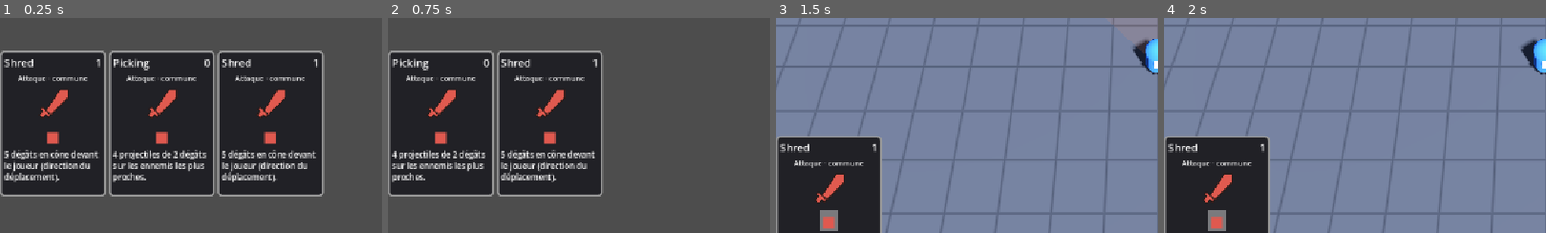
Above: before the commit, frames 1-4 (left to right).
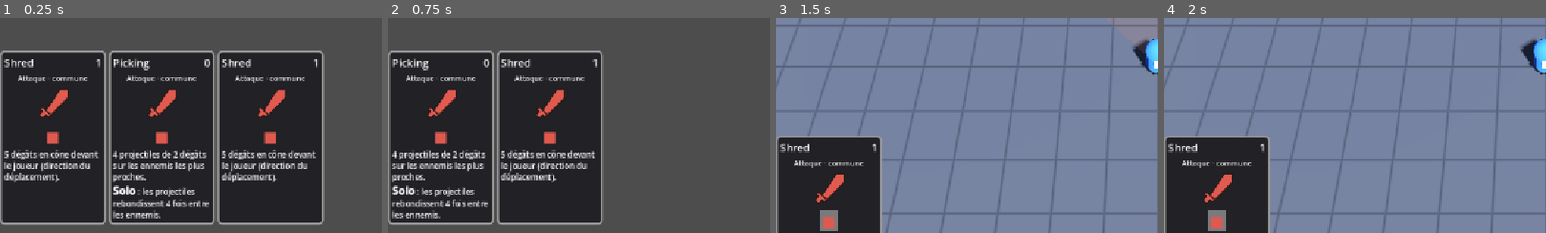
Above: after the commit, the same moments.

Repository: Vharaphis/AppassionatoProjectPrototype
Game: Godot game, scene res://scenes/cardManagementScene.tscn
Two runs of this game, one before a commit and one after it. Both use one fixed random seed, a clock stepped at 60 frames per second and the inputs below.
Inputs (mouse positions are % of the whole screen's width and height, from its top left):
- Up to frame 1 (0.25 s): no input
- Up to frame 2 (0.75 s): tap Enter at 0.5 s; move the mouse to (7, 63) at 0.52 s; hold D (move_right) from 0.53 s (still down); click (7, 63) at 0.67 s
- Up to frame 3 (1.5 s): release D (move_right) at 1.25 s; click "Play" at 1.25 s
- Up to frame 4 (2 s): no input
The pictures show only the part of the screen within x 0-50%, y 39-89%; the shares and areas given below are measured in that part.

The runs differ from the first frame. In frame 1, 12% of the frame differs, in the area x 0-85%, y 77-97%; in frame 2, 7.9%; in frame 3, nothing differs; in frame 4, nothing differs.

Commit message:
feat(cards): Berserk and Solo keywords
- KeywordEffect plays its effects when a KeywordCondition holds at read time,
  its otherwise effects when not
- BerserkCondition (< 20 % HP) and SoloCondition (only card of its type on the track)
- keyword lines shown on the card
- Picking: Solo makes its projectiles bounce 4 times

Closes #35

Co-Authored-By: Claude Opus 5.5 <noreply@anthropic.com>

Diff:
--- a/scenes/cards/Picking.tres
+++ b/scenes/cards/Picking.tres
@@ -3,14 +3,32 @@
 [ext_resource type="Script" uid="uid://v3hbk2005353" path="res://scripts/data/card_data.gd" id="1_card_data"]
 [ext_resource type="Script" uid="uid://drcxodvl17073" path="res://scripts/effects/card_effect.gd" id="2_card_effect"]
 [ext_resource type="Script" path="res://scripts/effects/projectile_effect.gd" id="3_projectile"]
+[ext_resource type="Script" path="res://scripts/effects/keywords/keyword_effect.gd" id="4_keyword"]
+[ext_resource type="Script" path="res://scripts/effects/keywords/solo_condition.gd" id="5_solo"]
+
+[sub_resource type="Resource" id="Resource_picking_solo"]
+script = ExtResource("5_solo")
+
+[sub_resource type="Resource" id="Resource_picking_bouncing"]
+script = ExtResource("3_projectile")
+count = 4
+damage = 2
+bounces = 4
 
 [sub_resource type="Resource" id="Resource_picking_shots"]
 script = ExtResource("3_projectile")
 count = 4
 damage = 2
 
+[sub_resource type="Resource" id="Resource_picking_keyword"]
+script = ExtResource("4_keyword")
+condition = SubResource("Resource_picking_solo")
+text = "les projectiles rebondissent 4 fois entre les ennemis."
+effects = Array[ExtResource("2_card_effect")]([SubResource("Resource_picking_bouncing")])
+otherwise = Array[ExtResource("2_card_effect")]([SubResource("Resource_picking_shots")])
+
 [resource]
 script = ExtResource("1_card_data")
 card_name = "Picking"
 description = "4 projectiles de 2 dégâts sur les ennemis les plus proches."
-effects = Array[ExtResource("2_card_effect")]([SubResource("Resource_picking_shots")])
+effects = Array[ExtResource("2_card_effect")]([SubResource("Resource_picking_keyword")])
--- a/scenes/cards/card.tscn
+++ b/scenes/cards/card.tscn
@@ -57,6 +57,7 @@
 layout_mode = 2
 size_flags_vertical = 3
 mouse_filter = 2
+bbcode_enabled = true
 theme_override_font_sizes/normal_font_size = 12
 fit_content = true
 scroll_active = false
--- a/scripts/cards/card.gd
+++ b/scripts/cards/card.gd
@@ -92,7 +92,11 @@
 	name_label.text = data.card_name
 	cost_badge.text = str(data.cost)
 	type_label.text = "%s · %s" % [TYPE_NAMES[data.type], RARITY_NAMES[data.rarity]]
-	description_label.text = data.description
+	var lines := PackedStringArray([data.description])
+	for effect in data.effects:
+		if effect is KeywordEffect:
+			lines.append((effect as KeywordEffect).get_label())
+	description_label.text = "\n".join(lines)
 	icon_rect.texture = data.icon if data.icon else TYPE_ICONS[data.type]
 	_style.border_color = RARITY_COLORS[data.rarity]
 	_refresh_temporality()
--- /dev/null
+++ b/scripts/effects/keywords/berserk_condition.gd
@@ -0,0 +1,15 @@
+class_name BerserkCondition
+extends KeywordCondition
+
+## Berserk: the player is below `health_ratio` of their max HP.
+
+@export var health_ratio: float = 0.2
+
+func get_keyword_name() -> String:
+	return "Berserk"
+
+func is_met(ctx: EffectContext) -> bool:
+	if ctx.player == null:
+		return false
+	var health := ctx.player.health
+	return health.current_health < health.max_health * health_ratio
--- /dev/null
+++ b/scripts/effects/keywords/keyword_condition.gd
@@ -0,0 +1,8 @@
+@abstract
+class_name KeywordCondition
+extends Resource
+
+## Condition of a keyword (Berserk, Solo...), checked each time the card is read.
+
+@abstract func get_keyword_name() -> String
+@abstract func is_met(ctx: EffectContext) -> bool
--- /dev/null
+++ b/scripts/effects/keywords/keyword_effect.gd
@@ -0,0 +1,20 @@
+class_name KeywordEffect
+extends CardEffect
+
+## Plays `effects` when the keyword condition holds at read time, `otherwise`
+## when it does not (leave `otherwise` empty for a pure bonus).
+
+@export var condition: KeywordCondition
+## Shown on the card after the keyword name.
+@export_multiline var text: String = ""
+@export var effects: Array[CardEffect] = []
+@export var otherwise: Array[CardEffect] = []
+
+func execute(ctx: EffectContext) -> void:
+	var met := condition != null and condition.is_met(ctx)
+	for effect in effects if met else otherwise:
+		if effect:
+			effect.execute(ctx)
+
+func get_label() -> String:
+	return "[b]%s[/b] : %s" % [condition.get_keyword_name() if condition else "?", text]
--- /dev/null
+++ b/scripts/effects/keywords/solo_condition.gd
@@ -0,0 +1,17 @@
+class_name SoloCondition
+extends KeywordCondition
+
+## Solo: the card is the only one of its type (Attaque / Préparation / Flot) on the track.
+
+func get_keyword_name() -> String:
+	return "Solo"
+
+func is_met(ctx: EffectContext) -> bool:
+	if ctx.source == null or ctx.source.data == null or ctx.reader == null:
+		return false
+	var type := ctx.source.data.type
+	var same_type := 0
+	for instance in ctx.reader.sequence:
+		if instance.data and instance.data.type == type:
+			same_type += 1
+	return same_type == 1
--- a/tests/test_effects.gd
+++ b/tests/test_effects.gd
@@ -66,6 +66,29 @@
 			targets[child.target] = targets.get(child.target, 0) + 1
 	assert(targets.get(front, 0) + targets.get(behind, 0) == 3 and targets.get(far, 0) == 1)
 
+	# Berserk: strictly below 20 % of max HP, checked at read time.
+	var berserk = load("res://scripts/effects/keywords/berserk_condition.gd").new()
+	player.health.set_current_health(20)
+	assert(not berserk.is_met(_ctx))
+	player.health.set_current_health(19)
+	assert(berserk.is_met(_ctx))
+	player.health.set_current_health(100)
+
+	# Solo: only partition of its type on the track.
+	var solo = load("res://scripts/effects/keywords/solo_condition.gd").new()
+	var picking = _instance("res://scenes/cards/Picking.tres")
+	_ctx.reader = load("res://scripts/combat/card_reader.gd").new()
+	_ctx.source = picking
+	_ctx.reader.sequence.append(picking)
+	_ctx.reader.sequence.append(_instance("res://scenes/cards/ShieldUp.tres"))
+	assert(solo.is_met(_ctx))
+	_ctx.reader.sequence.append(_instance("res://scenes/cards/Shred.tres"))
+	assert(not solo.is_met(_ctx))
+	_ctx.reader.free()
+
+func _instance(path: String):
+	return load("res://scripts/data/card_instance.gd").new(load(path))
+
 func _enemy(at: Vector3):
 	var data = load(TRACKER)
 	var enemy = data.scene.instantiate()
Not shown, added: scripts/effects/keywords/berserk_condition.gd.uid
Not shown, added: scripts/effects/keywords/keyword_condition.gd.uid
Not shown, added: scripts/effects/keywords/keyword_effect.gd.uid
Not shown, added: scripts/effects/keywords/solo_condition.gd.uid
Not shown, added: tests/test_effects.gd.uid
Not shown, changed: CLAUDE.md
